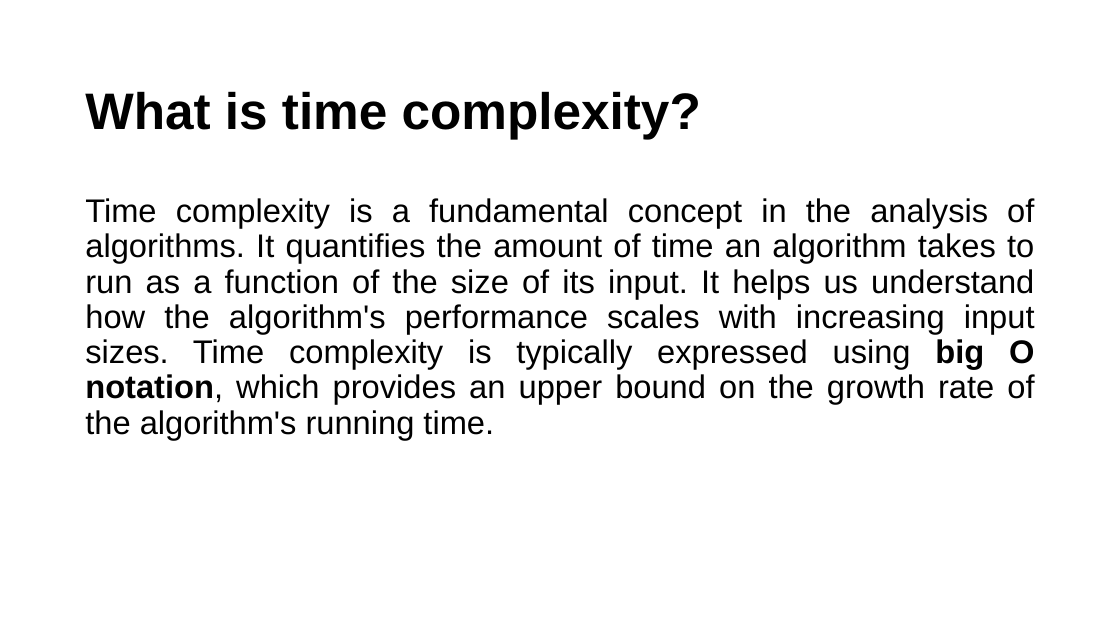
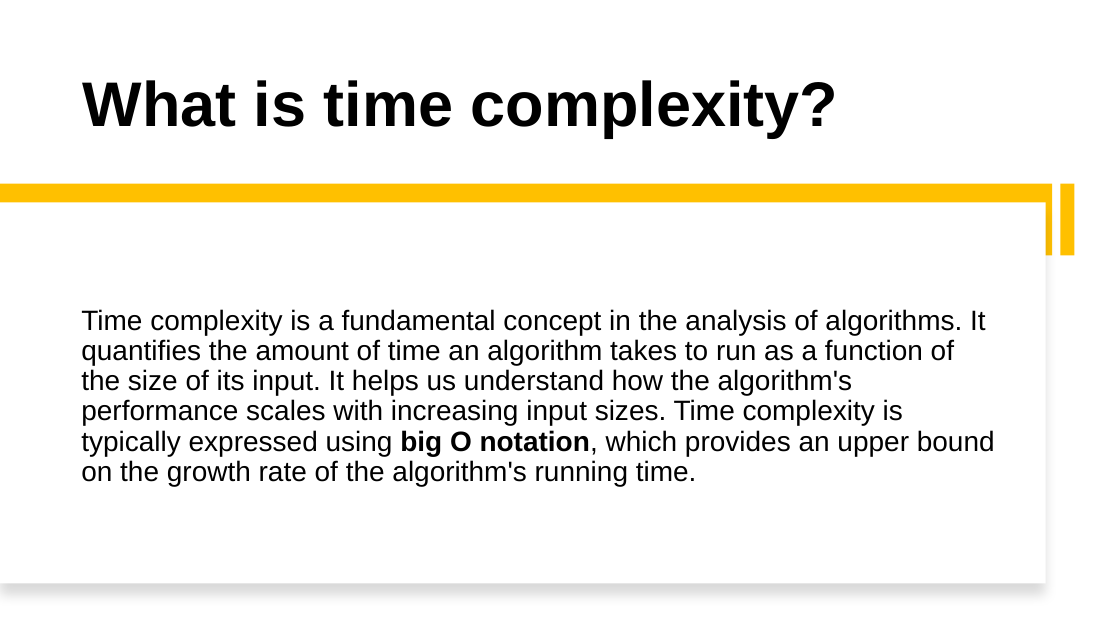
Before and after one commit to alaminbhuyan/DSA-In-Python, a slide deck: slide 19 of Design & Analysis Of Algorithm PDF/DAA.pptx. Drawn at 1120x630 pixels with LibreOffice and Linux fonts; fonts in the diff are those of the drawing. Boxes give left, top, right and bottom in pixels: in the first picture for what was removed or moved away, otherwise in the second. Text is boxed around its words. In the diff, an @@ line names an element or a change of style, - is before the commit and + after.

```diff
--- a/Design & Analysis Of Algorithm PDF/DAA.pptx
+++ b/Design & Analysis Of Algorithm PDF/DAA.pptx
@@ title "What is time complexity?": place and size @@
-title "What is time complexity?" at box(85, 91, 701, 139)
+title "What is time complexity?" at box(83, 80, 838, 138)
@@ title "What is time complexity?" at box(83, 80, 838, 138): size 44 to 54 pt; vertical alignment middle to bottom @@
@@ rectangle added at box(0, 184, 1053, 255), fill #FFC000 @@
@@ rectangle added at box(0, 202, 1046, 584), fill #FFFFFF @@
@@ rectangle added at box(1060, 184, 1075, 255), fill #FFC000 @@
@@ text "Time complexity is a fundamental ...": place and size @@
-text "Time complexity is a fundamental ..." at box(85, 198, 1035, 440)
+text "Time complexity is a fundamental ..." at box(81, 309, 995, 486)
@@ text "Time complexity is a fundamental ..." at box(81, 309, 995, 486): size 28 to 24 pt; alignment justified to left; vertical alignment top to middle @@
```
Also in this commit, not shown: 29 other slides changed.
